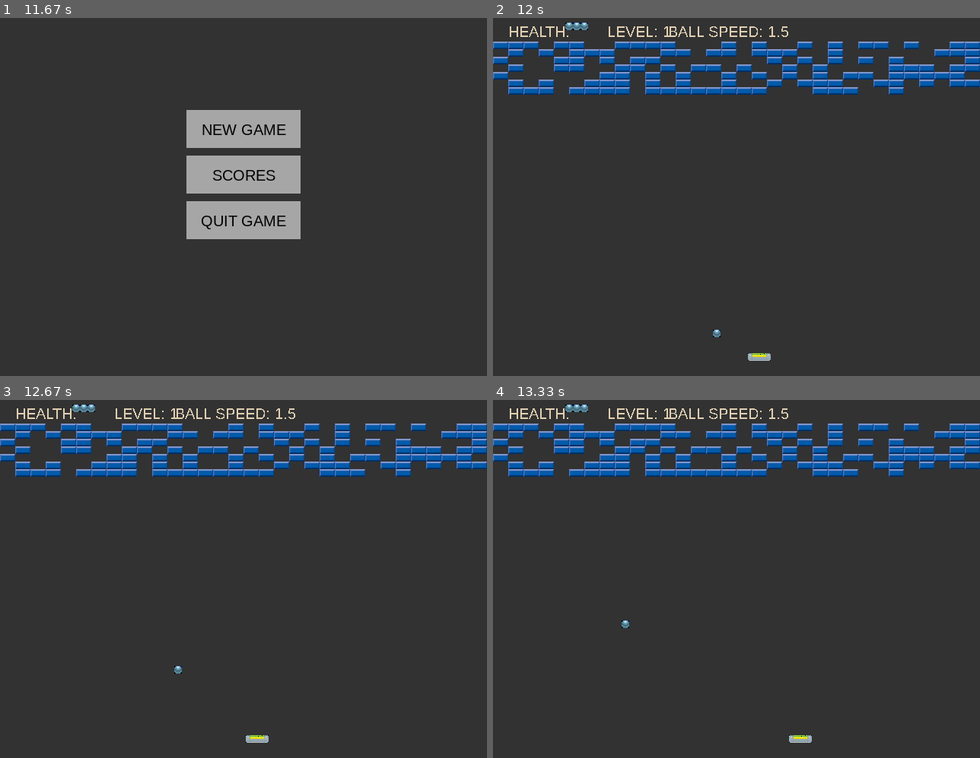
Above: before the commit, frames 1-4 (two rows, left to right).
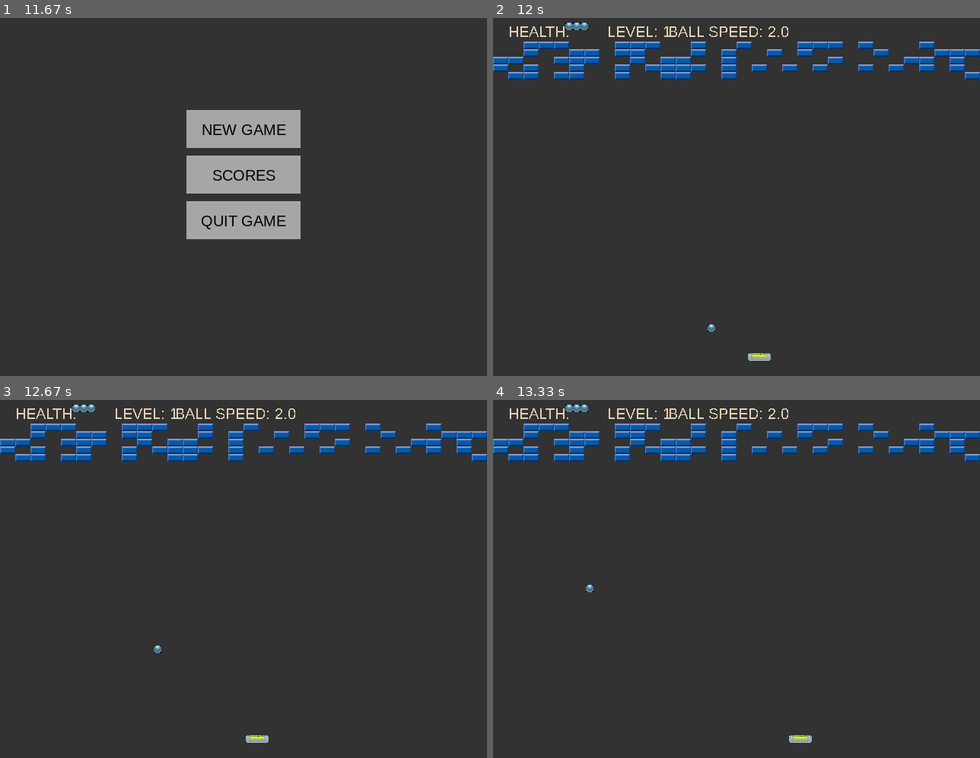
Above: after the commit, the same moments.

Repository: daria0/skrypty
Game: pygame game, started from pygame-arkanoid/arkandoid.py
Same seed, same stepped clock (60 frames per second), same inputs: the game is played once before the commit and once after it.
Inputs (mouse positions are in pixels of both pictures, inside the frame that each line leads up to):
- Up to frame 1 (11.67 s): click (204, 175) at 5.85 s; click (199, 68) at 6.18 s; hold Right 6.97-7.43 s; click (189, 157) at 7.05 s; hold Left 7.47-8 s; click (102, 125) at 7.55 s; hold Right from 11.63 s (still down)
- Up to frame 2 (12 s): keep holding Right; click (687, 111) at 11.72 s
- Up to frame 3 (12.67 s): release Right at 12.27 s; hold Left from 12.3 s (still down); click (58, 514) at 12.38 s
- Up to frame 4 (13.33 s): release Left at 12.77 s; hold Right 12.8-13.27 s; hold Right from 13.3 s (still down)

Frame 1 is identical in both runs. In frame 2, 7.7% of the frame differs, in the area x 0-100%, y 2-90%; in frame 3, 7.7%, in the area x 0-100%, y 2-77%; in frame 4, 7.7%.

Commit message:
Fix + generating bricks with lower probability

Diff:
--- a/pygame-arkanoid/arkandoid.py
+++ b/pygame-arkanoid/arkandoid.py
@@ -39,8 +39,8 @@
 
         if self.rect.left < 0:
             self.rect.left = 0
-        if self.rect.right > SCREEN_WIDTH - 30:
-            self.rect.right = SCREEN_WIDTH - 30
+        if self.rect.right > SCREEN_WIDTH:
+            self.rect.right = SCREEN_WIDTH
 
 
 class Brick(pygame.sprite.Sprite):
@@ -79,7 +79,6 @@
         if ball_y == BallDirections.y_DOWN:
             ball.y += ball_speed
             if ball.y >= SCREEN_HEIGHT - BALL_R:
-                ball_x = BallDirections.x_LEFT
                 ball_y = BallDirections.y_UP
                 HEALTH_LVL -= 1
 
@@ -127,11 +126,12 @@
     player = Player(305, 450)
     ball = Ball(315, 440)
     bricks = pygame.sprite.Group()
-    rows = 7
+    rows = 5
     max_number_of_bricks = int((SCREEN_WIDTH - BRICK_WIDTH) / BRICK_WIDTH)
 
     for row in range(rows):
-        brick_pattern = [random.randrange(2) for i in range(max_number_of_bricks + 1)]
+        brick_pattern = [random.randrange(3) for i in
+                         range(max_number_of_bricks + 1)]  # 1/3 chance
         brick_locations = [
             Brick(1 / 2 * BRICK_WIDTH + i * BRICK_WIDTH,
                   GAME_BORDER + (row * BRICK_HEIGHT))
@@ -344,5 +344,4 @@
     clock.tick(60)
     pygame.display.flip()
     # pygame.display.update()
-
 pygame.quit()
--- a/pygame-arkanoid/game_settings.py
+++ b/pygame-arkanoid/game_settings.py
@@ -11,7 +11,7 @@
 HEALTH_LVL = 3
 GAME_LVL = 1
 
-ball_speed = 1
+ball_speed = 1.5
 
 # FLAGS
 
